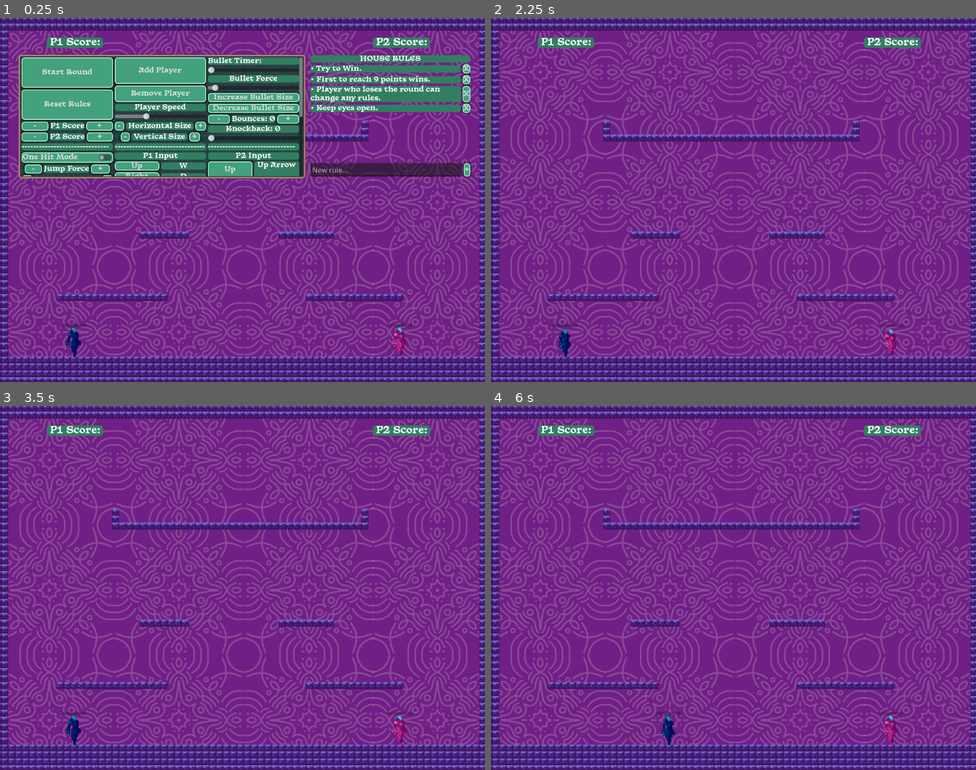
Above: before the commit, frames 1-4 (two rows, left to right).
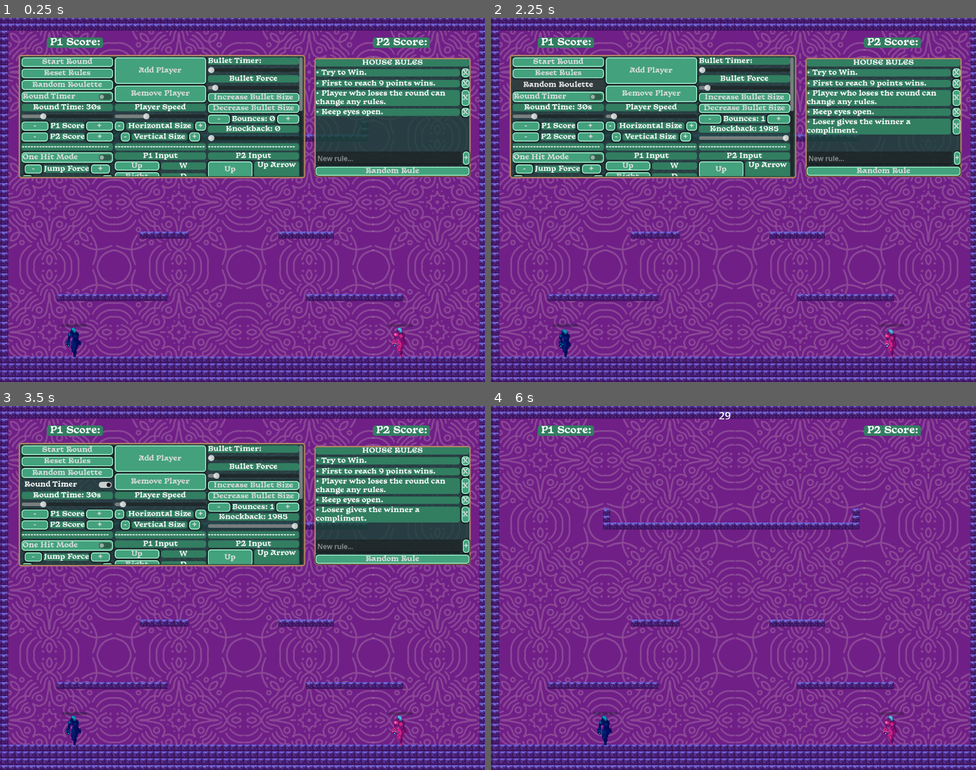
Above: after the commit, the same moments.

Repository: dorukbalci/Player-Discretion-is-Advised
Game: Godot game, scene res://Levels/01- Pre-drinks/MainScene.tscn
Same seed, same stepped clock (60 frames per second), same inputs: the game is played once before the commit and once after it. The project has no main scene, so this scene is started directly.
Inputs (mouse positions are in pixels of both pictures, inside the frame that each line leads up to):
- Up to frame 1 (0.25 s): no input
- Up to frame 2 (2.25 s): click "+" at 0.5 s; click (883, 170) at 1.25 s, where only the run after the commit has a clickable "Random Rule"; click (558, 83) at 2 s, where only the run after the commit has a clickable "Random Roulette"
- Up to frame 3 (3.5 s): click (67, 486) at 2.75 s, where only the run after the commit has a clickable "Round Timer"
- Up to frame 4 (6 s): click (558, 649) at 3.5 s, where only the run after the commit has a clickable "Reflect on Block"; click (558, 449) at 4.25 s, where only the run after the commit has a clickable "Start Round"; tap Enter at 5 s; move the mouse to (840, 569) at 5.02 s; hold D (move_right_0) 5.03-5.75 s; tap S (block_0) at 5.1 s; click (840, 569) at 5.17 s; tap W (jump_0) at 5.27 s; drag from (636, 606) to (670, 729) at 5.77 s

The runs differ from the first frame. In frame 1, 12% of the frame differs, in the area x 4-98%, y 10-44%; in frame 2, 31%, in the area x 3-98%, y 10-44%; in frame 3, 31%; in frame 4, 0.4%.

Commit message:
Thoughts on House Rule Generation Button
Been meaning to implement a button to create random new house rules. There is now a button do that. One thing I am afraid with this is that how an existing way to create new house rules through a button reduces friction, and could hinder reflective transformation. Maybe the generated rules need to be tame, or broken somehow (like how Wilson talks about broken games) to invite some form of player authorship on them.

Diff:
--- a/Components/Player/Physical Bullet/physical_bullet.gd
+++ b/Components/Player/Physical Bullet/physical_bullet.gd
@@ -21,11 +21,7 @@
 
 func _on_body_entered(body):
 	if body is CharacterBody2D:
-		if knockback_force > 0.0:
-			var dir = (body.global_position - global_position).normalized()
-			body.velocity += dir * knockback_force
+		return
+	bounce_count += 1
+	if bounce_count > max_bounces:
 		queue_free()
-	else:
-		bounce_count += 1
-		if bounce_count > max_bounces:
-			queue_free()
--- a/Components/Player/Player.gd
+++ b/Components/Player/Player.gd
@@ -29,6 +29,8 @@
 @export var speed : int = 400
 @export var max_hspeed := 300
 @export var slowdown_speed := 1000
+@export var friction := 1.0
+@export var reflect_on_block := false
 
 @export var jumpForce : int = 300
 @export var jump_hspeed := 1000
@@ -48,6 +50,7 @@
 #blocking variables
 @export var block_duration := 1.0
 @export var block_cooldown := 1.0
+var block_remaining := 0.0
 var is_blocking = false
 var can_block = true
 
@@ -115,7 +118,7 @@
 		if direction:
 			velocity.x = direction * speed * delta
 		else:
-			velocity.x = 0
+			velocity.x = move_toward(velocity.x, 0, friction * speed * delta)
 		if direction != 0:
 			current_state = playerState.Run
 			animated_sprite_2d.flip_h = false if direction > 0 else true
@@ -202,10 +205,22 @@
 
 func _on_hurtbox_body_entered(body: Node2D) -> void:
 	if body.is_in_group('Bullet') && !body.is_in_group('Bullet_%s'%playerID):
-		body.queue_free()
-		if !is_blocking:
+		if is_blocking:
+			if reflect_on_block:
+				body.linear_velocity = -body.linear_velocity * 1.2
+				body.bounce_count = 0
+				for g in body.get_groups():
+					if g.begins_with('Bullet_'):
+						body.remove_from_group(g)
+				body.add_to_group('Bullet_%s' % playerID)
+			else:
+				body.queue_free()
+		else:
+			if knockback_force > 0.0:
+				var dir = (global_position - body.global_position).normalized()
+				velocity += dir * knockback_force
 			update_health(-20)
-			print('Bullet Entered')
+			body.queue_free()
 
 func update_health(change : int):
 	if damageable:
@@ -213,21 +228,22 @@
 		healthbar.value = current_health
 
 func block(delta:float):
-	if Input.is_action_just_pressed('block_%s' % playerID):
-		$Timers/BlockTimer.start(block_duration)
-	if Input.is_action_just_released('block_%s' % playerID):
-		$Timers/BlockTimer.stop()
-	if Input.is_action_pressed('block_%s' % playerID) and can_block:
-		block_duration -= delta
+	if Input.is_action_just_pressed('block_%s' % playerID) and can_block:
+		block_remaining = block_duration
 		is_blocking = true
-		$Block.visible = true
-		$Block.offset = Vector2(randf_range(-3, 3), randf_range(-3, 3))
-		$Block.modulate.a = randf_range(0.25, 0.55)
-		$Block.scale = Vector2.ONE * 0.2 * randf_range(0.95, 1.05)
-	else:
-		is_blocking = false
-		$Block.visible = false
-		$Block.offset = Vector2.ZERO
+	if is_blocking:
+		if Input.is_action_pressed('block_%s' % playerID) and block_remaining > 0:
+			block_remaining -= delta
+			$Block.visible = true
+			$Block.offset = Vector2(randf_range(-3, 3), randf_range(-3, 3))
+			$Block.modulate.a = randf_range(0.25, 0.55)
+			$Block.scale = Vector2.ONE * 0.2 * randf_range(0.95, 1.05)
+		else:
+			is_blocking = false
+			$Block.visible = false
+			$Block.offset = Vector2.ZERO
+			can_block = false
+			$Timers/BlockCooldown.start(block_cooldown)
 
 func die(delta:float):
 	dying.emit()
--- a/Levels/01- Pre-drinks/MainScene.tscn
+++ b/Levels/01- Pre-drinks/MainScene.tscn
@@ -75,42 +75,49 @@
 offset_bottom = 370.0
 mouse_filter = 1
 
-[node name="INTERNAL RULES" type="VBoxContainer" parent="Canvas Layer/DeckParent" unique_id=1921796997]
+[node name="PanelContainer" type="PanelContainer" parent="Canvas Layer/DeckParent" unique_id=743959872]
 layout_mode = 0
-offset_left = 717.0
-offset_top = 86.0
-offset_right = 1086.0
-offset_bottom = 366.0
+offset_left = 726.0
+offset_top = 92.0
+offset_right = 1087.0
+offset_bottom = 367.0
+
+[node name="INTERNAL RULES" type="VBoxContainer" parent="Canvas Layer/DeckParent/PanelContainer" unique_id=1921796997]
+layout_mode = 2
 size_flags_horizontal = 3
 size_flags_vertical = 3
 script = ExtResource("11_hr")
 
-[node name="InternalRules" type="Label" parent="Canvas Layer/DeckParent/INTERNAL RULES" unique_id=1590119507]
+[node name="InternalRules" type="Label" parent="Canvas Layer/DeckParent/PanelContainer/INTERNAL RULES" unique_id=1590119507]
 layout_mode = 2
 text = "HOUSE RULES"
 horizontal_alignment = 1
 
-[node name="RuleScroll" type="ScrollContainer" parent="Canvas Layer/DeckParent/INTERNAL RULES" unique_id=468143991]
+[node name="RuleScroll" type="ScrollContainer" parent="Canvas Layer/DeckParent/PanelContainer/INTERNAL RULES" unique_id=468143991]
 layout_mode = 2
 size_flags_vertical = 3
 horizontal_scroll_mode = 0
 
-[node name="RuleList" type="VBoxContainer" parent="Canvas Layer/DeckParent/INTERNAL RULES/RuleScroll" unique_id=2021627884]
-layout_mode = 2
-size_flags_horizontal = 3
-
-[node name="AddRow" type="HBoxContainer" parent="Canvas Layer/DeckParent/INTERNAL RULES" unique_id=1352835838]
-layout_mode = 2
-
-[node name="RuleInput" type="LineEdit" parent="Canvas Layer/DeckParent/INTERNAL RULES/AddRow" unique_id=1868900588]
+[node name="RuleList" type="VBoxContainer" parent="Canvas Layer/DeckParent/PanelContainer/INTERNAL RULES/RuleScroll" unique_id=2021627884]
+layout_mode = 2
+size_flags_horizontal = 3
+
+[node name="AddRow" type="HBoxContainer" parent="Canvas Layer/DeckParent/PanelContainer/INTERNAL RULES" unique_id=1352835838]
+layout_mode = 2
+
+[node name="RuleInput" type="LineEdit" parent="Canvas Layer/DeckParent/PanelContainer/INTERNAL RULES/AddRow" unique_id=1868900588]
 layout_mode = 2
 size_flags_horizontal = 3
 focus_mode = 1
 placeholder_text = "New rule..."
 
-[node name="AddButton" type="Button" parent="Canvas Layer/DeckParent/INTERNAL RULES/AddRow" unique_id=127639083]
+[node name="AddButton" type="Button" parent="Canvas Layer/DeckParent/PanelContainer/INTERNAL RULES/AddRow" unique_id=127639083]
 layout_mode = 2
 text = "+"
+
+[node name="RandomRuleButton" type="Button" parent="Canvas Layer/DeckParent/PanelContainer/INTERNAL RULES" unique_id=756964313]
+layout_mode = 2
+text = "Random Rule"
 
 [node name="Rule Panel" type="ScrollContainer" parent="Canvas Layer/DeckParent" unique_id=261099984]
 layout_mode = 0
@@ -145,6 +152,26 @@
 text = "Reset Rules
 "
 
+[node name="RandomRoulette" type="Button" parent="Canvas Layer/DeckParent/Rule Panel/GridContainer/BasicRules" unique_id=696081963]
+layout_mode = 2
+size_flags_vertical = 3
+text = "Random Roulette"
+
+[node name="RoundTimer" type="CheckButton" parent="Canvas Layer/DeckParent/Rule Panel/GridContainer/BasicRules" unique_id=1594895875]
+layout_mode = 2
+text = "Round Timer"
+
+[node name="RoundTimeLabel" type="Label" parent="Canvas Layer/DeckParent/Rule Panel/GridContainer/BasicRules" unique_id=436778951]
+layout_mode = 2
+text = "Round Time: 30s"
+horizontal_alignment = 1
+
+[node name="RoundTimeSlider" type="HSlider" parent="Canvas Layer/DeckParent/Rule Panel/GridContainer/BasicRules" unique_id=1063298480]
+layout_mode = 2
+min_value = 5.0
+max_value = 120.0
+value = 30.0
+
 [node name="P1Score" type="HBoxContainer" parent="Canvas Layer/DeckParent/Rule Panel/GridContainer/BasicRules" unique_id=2087610913]
 layout_mode = 2
 size_flags_vertical = 4
@@ -442,6 +469,7 @@
 [node name="BlockDurationSlider" type="HSlider" parent="Canvas Layer/DeckParent/Rule Panel/GridContainer/LevelPhysics" unique_id=1655158818]
 layout_mode = 2
 max_value = 50.0
+value = 10.0
 
 [node name="BlockCoolDownLabel" type="Label" parent="Canvas Layer/DeckParent/Rule Panel/GridContainer/LevelPhysics" unique_id=107821810]
 layout_mode = 2
@@ -452,6 +480,21 @@
 [node name="BlockCoolDownSlider" type="HSlider" parent="Canvas Layer/DeckParent/Rule Panel/GridContainer/LevelPhysics" unique_id=1050567193]
 layout_mode = 2
 max_value = 50.0
+value = 10.0
+
+[node name="FrictionLabel" type="Label" parent="Canvas Layer/DeckParent/Rule Panel/GridContainer/LevelPhysics" unique_id=724319023]
+layout_mode = 2
+text = "Friction: 1.0"
+horizontal_alignment = 1
+vertical_alignment = 1
+
+[node name="FrictionSlider" type="HSlider" parent="Canvas Layer/DeckParent/Rule Panel/GridContainer/LevelPhysics" unique_id=322082835]
+layout_mode = 2
+value = 100.0
+
+[node name="ReflectOnBlock" type="CheckButton" parent="Canvas Layer/DeckParent/Rule Panel/GridContainer/LevelPhysics" unique_id=2136919295]
+layout_mode = 2
+text = "Reflect on Block"
 
 [node name="P1 Input" type="VBoxContainer" parent="Canvas Layer/DeckParent/Rule Panel/GridContainer" unique_id=1301741139]
 layout_mode = 2
@@ -738,6 +781,16 @@
 
 [node name="VBoxContainer2" type="VBoxContainer" parent="Canvas Layer/DeckParent/Rule Panel/GridContainer" unique_id=1210878073]
 layout_mode = 2
+
+[node name="RoundTimerLabel" type="Label" parent="Canvas Layer" unique_id=943762734]
+visible = false
+offset_left = 480.0
+offset_top = 5.0
+offset_right = 600.0
+offset_bottom = 30.0
+theme_override_font_sizes/font_size = 24
+text = "30"
+horizontal_alignment = 1
 
 [node name="Pause Text" type="Label" parent="Canvas Layer" unique_id=113781299]
 visible = false
@@ -857,9 +910,13 @@
 position = Vector2(-448, -19)
 texture = ExtResource("10_3ub7c")
 
-[connection signal="pressed" from="Canvas Layer/DeckParent/INTERNAL RULES/AddRow/AddButton" to="Canvas Layer/DeckParent/INTERNAL RULES" method="_on_add_button_pressed"]
+[connection signal="pressed" from="Canvas Layer/DeckParent/PanelContainer/INTERNAL RULES/AddRow/AddButton" to="Canvas Layer/DeckParent/PanelContainer/INTERNAL RULES" method="_on_add_button_pressed"]
+[connection signal="pressed" from="Canvas Layer/DeckParent/PanelContainer/INTERNAL RULES/RandomRuleButton" to="Canvas Layer/DeckParent/PanelContainer/INTERNAL RULES" method="_on_random_rule_pressed"]
 [connection signal="pressed" from="Canvas Layer/DeckParent/Rule Panel/GridContainer/BasicRules/StartRound" to="." method="_on_start_round_pressed"]
 [connection signal="pressed" from="Canvas Layer/DeckParent/Rule Panel/GridContainer/BasicRules/Reset Rules" to="." method="_on_reset_rules_pressed"]
+[connection signal="pressed" from="Canvas Layer/DeckParent/Rule Panel/GridContainer/BasicRules/RandomRoulette" to="." method="_on_random_roulette_pressed"]
+[connection signal="toggled" from="Canvas Layer/DeckParent/Rule Panel/GridContainer/BasicRules/RoundTimer" to="." method="_on_round_timer_toggled"]
+[connection signal="value_changed" from="Canvas Layer/DeckParent/Rule Panel/GridContainer/BasicRules/RoundTimeSlider" to="." method="_on_round_time_slider_value_changed"]
 [connection signal="pressed" from="Canvas Layer/DeckParent/Rule Panel/GridContainer/BasicRules/P1Score/MinusP1" to="." method="_on_minus_p_1_pressed"]
 [connection signal="pressed" from="Canvas Layer/DeckParent/Rule Panel/GridContainer/BasicRules/P1Score/PositiveP1" to="." method="_on_positive_p_1_pressed"]
 [connection signal="pressed" from="Canvas Layer/DeckParent/Rule Panel/GridContainer/BasicRules/P2Score/MinusP2" to="." method="_on_minus_p_2_pressed"]
@@ -888,6 +945,8 @@
 [connection signal="value_changed" from="Canvas Layer/DeckParent/Rule Panel/GridContainer/LevelPhysics/Gravity Slider" to="." method="_on_gravity_slider_value_changed"]
 [connection signal="value_changed" from="Canvas Layer/DeckParent/Rule Panel/GridContainer/LevelPhysics/BlockDurationSlider" to="." method="_on_block_duration_slider_value_changed"]
 [connection signal="value_changed" from="Canvas Layer/DeckParent/Rule Panel/GridContainer/LevelPhysics/BlockCoolDownSlider" to="." method="_on_block_cool_down_slider_value_changed"]
+[connection signal="value_changed" from="Canvas Layer/DeckParent/Rule Panel/GridContainer/LevelPhysics/FrictionSlider" to="." method="_on_friction_slider_value_changed"]
+[connection signal="toggled" from="Canvas Layer/DeckParent/Rule Panel/GridContainer/LevelPhysics/ReflectOnBlock" to="." method="_on_reflect_on_block_toggled"]
 [connection signal="pressed" from="Canvas Layer/DeckParent/Rule Panel/GridContainer/P1 Input/Up/P1Up" to="." method="_on_p_1_up_pressed"]
 [connection signal="pressed" from="Canvas Layer/DeckParent/Rule Panel/GridContainer/P1 Input/Right/P1Right" to="." method="_on_p_1_right_pressed"]
 [connection signal="pressed" from="Canvas Layer/DeckParent/Rule Panel/GridContainer/P1 Input/Left/P1Left" to="." method="_on_p_1_left_pressed"]
--- a/Levels/01- Pre-drinks/RuleManager.gd
+++ b/Levels/01- Pre-drinks/RuleManager.gd
@@ -11,6 +11,10 @@
 
 var paused = false
 var one_hit_mode := false
+var round_timer_enabled := false
+var round_time := 30.0
+var round_time_remaining := 0.0
+var round_active := false
 
 @export var mapArray: Array[PackedScene]
 var current_map = 0
@@ -38,12 +42,20 @@
 func _process(delta: float) -> void:
 	toggle_pause(delta)
 	end_round(delta)
+	update_round_timer(delta)
 
 
 #START ROUND
 func _on_start_round_pressed() -> void:
 	paused = false
+	round_active = true
 	$"Canvas Layer/DeckParent".visible = false
+	if round_timer_enabled:
+		round_time_remaining = round_time
+		$"Canvas Layer/RoundTimerLabel".visible = true
+		$"Canvas Layer/RoundTimerLabel".text = str(int(round_time_remaining))
+	else:
+		$"Canvas Layer/RoundTimerLabel".visible = false
 	var players = get_tree().get_nodes_in_group('Player')
 	for player in players:
 		player.damageable = true
@@ -410,3 +422,97 @@
 	for player in players:
 		player.dash_cooldown = value / 50.0
 	$"Canvas Layer/DeckParent/Rule Panel/GridContainer/DashVars/DashCooldown".text = 'Dash Cooldown: %s' % str(value/50.0)
+
+func _on_friction_slider_value_changed(value: float) -> void:
+	var players = get_tree().get_nodes_in_group('Player')
+	var fric = value / 100.0
+	for player in players:
+		player.friction = fric
+	$'Canvas Layer/DeckParent/Rule Panel/GridContainer/LevelPhysics/FrictionLabel'.text = 'Friction: %s' % str(snapped(fric, 0.01))
+
+func _on_reflect_on_block_toggled(toggled_on: bool) -> void:
+	var players = get_tree().get_nodes_in_group('Player')
+	for player in players:
+		player.reflect_on_block = toggled_on
+
+func _on_round_timer_toggled(toggled_on: bool) -> void:
+	round_timer_enabled = toggled_on
+
+func _on_round_time_slider_value_changed(value: float) -> void:
+	round_time = value
+	$'Canvas Layer/DeckParent/Rule Panel/GridContainer/BasicRules/RoundTimeLabel'.text = 'Round Time: %ss' % str(int(value))
+
+func update_round_timer(delta: float) -> void:
+	if not round_active or not round_timer_enabled:
+		return
+	round_time_remaining -= delta
+	$"Canvas Layer/RoundTimerLabel".text = str(int(round_time_remaining) + 1)
+	if round_time_remaining <= 0.0:
+		round_active = false
+		$"Canvas Layer/RoundTimerLabel".visible = false
+		var p1s = get_tree().get_nodes_in_group('Player1')
+		var p2s = get_tree().get_nodes_in_group('Player2')
+		var p1_health := 0
+		var p2_health := 0
+		for p in p1s:
+			p1_health += p.current_health
+		for p in p2s:
+			p2_health += p.current_health
+		if p1_health > p2_health:
+			for p in p2s:
+				p.current_health = 0
+		elif p2_health > p1_health:
+			for p in p1s:
+				p.current_health = 0
+		else:
+			for p in p1s + p2s:
+				p.current_health = 0
+
+func _on_random_roulette_pressed() -> void:
+	var players = get_tree().get_nodes_in_group('Player')
+	var speed_val = randi_range(5000, 50000)
+	var gravity_val = randi_range(200, 5000)
+	var jump_force_val = randi_range(100, 800)
+	var jump_amount_val = randi_range(1, 5)
+	var bullet_force_val = randi_range(100, 8000)
+	var bullet_size_val = randf_range(0.2, 3.0)
+	var bullet_count_val = randi_range(1, 7)
+	var bullet_bounces_val = randi_range(0, 5)
+	var knockback_val = randf_range(0, 2000)
+	var friction_val = randf_range(0.0, 1.0)
+	var dash_speed_val = randi_range(10000, 200000)
+	var dash_dur_val = randf_range(0.05, 0.5)
+	var shoot_cd_val = randf_range(0.0, 2.0)
+	var reflect_val = randi_range(0, 1) == 1
+	var one_hit_val = randi_range(0, 4) == 0
+
+	for player in players:
+		player.speed = speed_val
+		player.max_hspeed = speed_val
+		player.gravity = gravity_val
+		player.jumpForce = jump_force_val
+		player.jump_amount = jump_amount_val
+		player.shoot_speed = bullet_force_val
+		player.bullet_size = bullet_size_val
+		player.bullet_count = bullet_count_val
+		player.bullet_bounces = bullet_bounces_val
+		player.knockback_force = knockback_val
+		player.friction = friction_val
+		player.dash_speed = dash_speed_val
+		player.dash_duration = dash_dur_val
+		player.shoot_cooldown = shoot_cd_val
+		player.reflect_on_block = reflect_val
+
+	one_hit_mode = one_hit_val
+
+	$'Canvas Layer/DeckParent/Rule Panel/GridContainer/PlayerRules/SpeedSlider'.value = speed_val
+	$'Canvas Layer/DeckParent/Rule Panel/GridContainer/LevelPhysics/Gravity Slider'.value = gravity_val
+	$'Canvas Layer/DeckParent/Rule Panel/GridContainer/LevelPhysics/JumpAmount/Label'.text = 'Jump Amount: %s' % str(jump_amount_val)
+	$'Canvas Layer/DeckParent/Rule Panel/GridContainer/BulletRules/BulletForceSlider'.value = bullet_force_val
+	$'Canvas Layer/DeckParent/Rule Panel/GridContainer/BulletRules/BulletCount/BulletCountLabel'.text = 'Bullets: %s' % str(bullet_count_val)
+	$'Canvas Layer/DeckParent/Rule Panel/GridContainer/BulletRules/BulletBounce/BulletBounceLabel'.text = 'Bounces: %s' % str(bullet_bounces_val)
+	$'Canvas Layer/DeckParent/Rule Panel/GridContainer/BulletRules/KnockbackSlider'.value = knockback_val
+	$'Canvas Layer/DeckParent/Rule Panel/GridContainer/LevelPhysics/FrictionLabel'.text = 'Friction: %s' % str(snapped(friction_val, 0.01))
+	$'Canvas Layer/DeckParent/Rule Panel/GridContainer/LevelPhysics/FrictionSlider'.value = friction_val * 100
+	$'Canvas Layer/DeckParent/Rule Panel/GridContainer/LevelPhysics/ReflectOnBlock'.button_pressed = reflect_val
+	$'Canvas Layer/DeckParent/Rule Panel/GridContainer/LevelPhysics/OneHitMode'.button_pressed = one_hit_val
--- a/Levels/01- Pre-drinks/house_rules.gd
+++ b/Levels/01- Pre-drinks/house_rules.gd
@@ -37,3 +37,30 @@
 		return
 	_add_rule_block(text)
 	add_input.text = ""
+
+var random_rules := [
+	"Loser must play with one hand.",
+	"Winner picks the next map.",
+	"No blocking allowed this round.",
+	"Both players must jump constantly.",
+	"Loser gives the winner a compliment.",
+	"Play the next round in silence.",
+	"Switch seats after this round.",
+	"Loser has to close one eye next round.",
+	"Winner gets to change two rules instead of one.",
+	"Both players must narrate their actions out loud.",
+	"No dashing allowed.",
+	"Loser plays with inverted controls next round.",
+	"If you touch the ground, you lose 10 HP.",
+	"Rock-paper-scissors to decide who picks the rules.",
+	"Loser must stand up while playing next round.",
+	"Winner chooses a handicap for themselves.",
+	"No shooting for the first 5 seconds.",
+	"Both players must use the same controls.",
+	"Trash talk is mandatory.",
+	"The next round is played in slow motion (change speed to minimum).",
+]
+
+func _on_random_rule_pressed() -> void:
+	var rule = random_rules[randi() % random_rules.size()]
+	_add_rule_block(rule)
